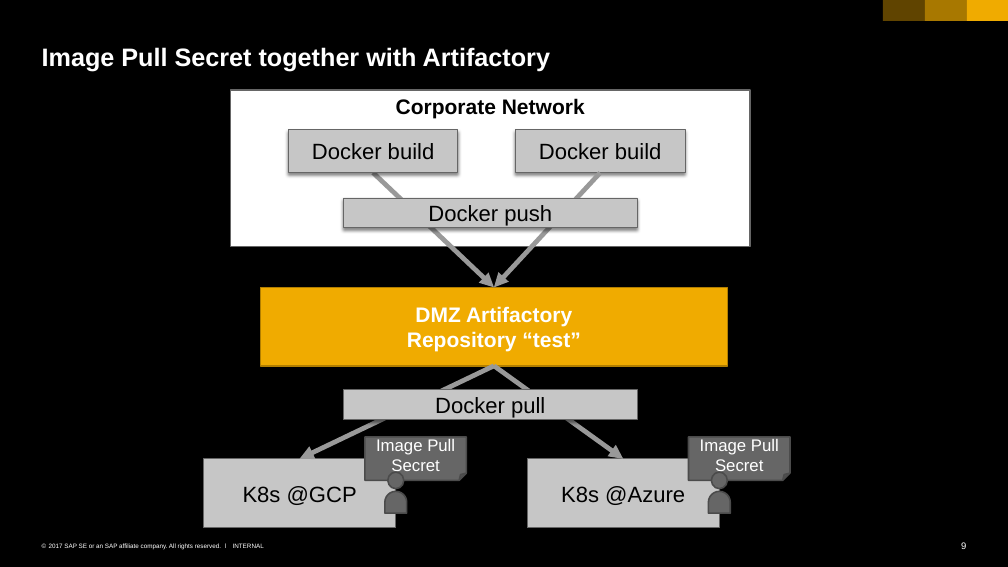
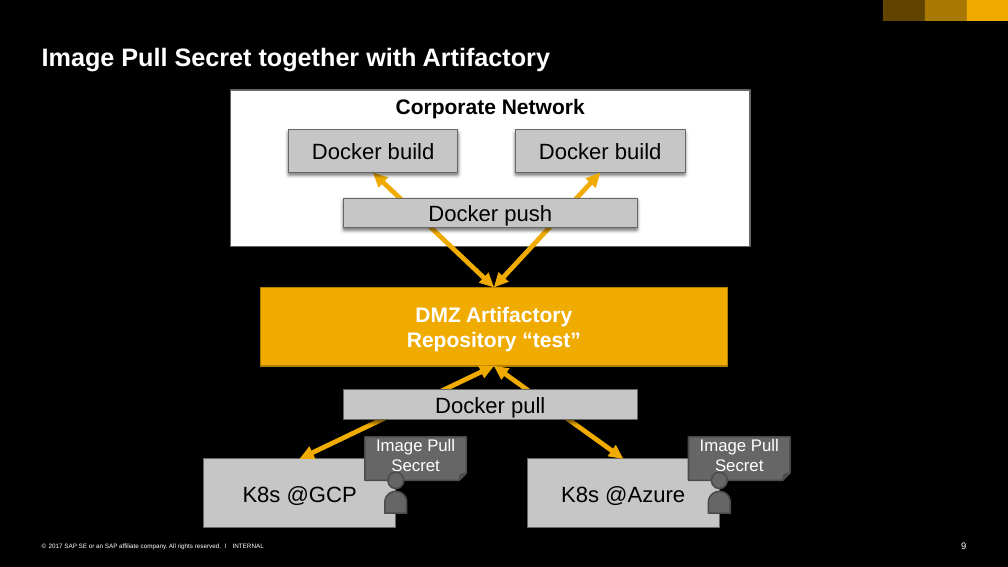
Before and after one commit to cuijiyao01/docker-k8s-training, a slide deck: slide 9 of kubernetes/08_administration.pptx. Drawn at 1008x567 pixels with LibreOffice and Linux fonts; fonts in the diff are those of the drawing. Boxes give left, top, right and bottom in pixels: in the first picture for what was removed or moved away, otherwise in the second. Text is boxed around its words. In the diff, an @@ line names an element or a change of style, - is before the commit and + after.

```diff
--- a/kubernetes/08_administration.pptx
+++ b/kubernetes/08_administration.pptx
@@ arrow (373, 173) - (494, 287): arrow to double arrow; stroke #999999 4.5 pt to #F0AB00 4.5 pt @@
@@ arrow (600, 173) - (494, 287): arrow to double arrow; stroke #999999 4.5 pt to #F0AB00 4.5 pt @@
@@ arrow (494, 366) - (299, 459): arrow to double arrow; stroke #999999 4.5 pt to #F0AB00 4.5 pt @@
@@ arrow (494, 366) - (623, 459): arrow to double arrow; stroke #999999 4.5 pt to #F0AB00 4.5 pt @@
```
Also in this commit, not shown: 4 other slides changed, 2 slides added, 1 slide removed.
